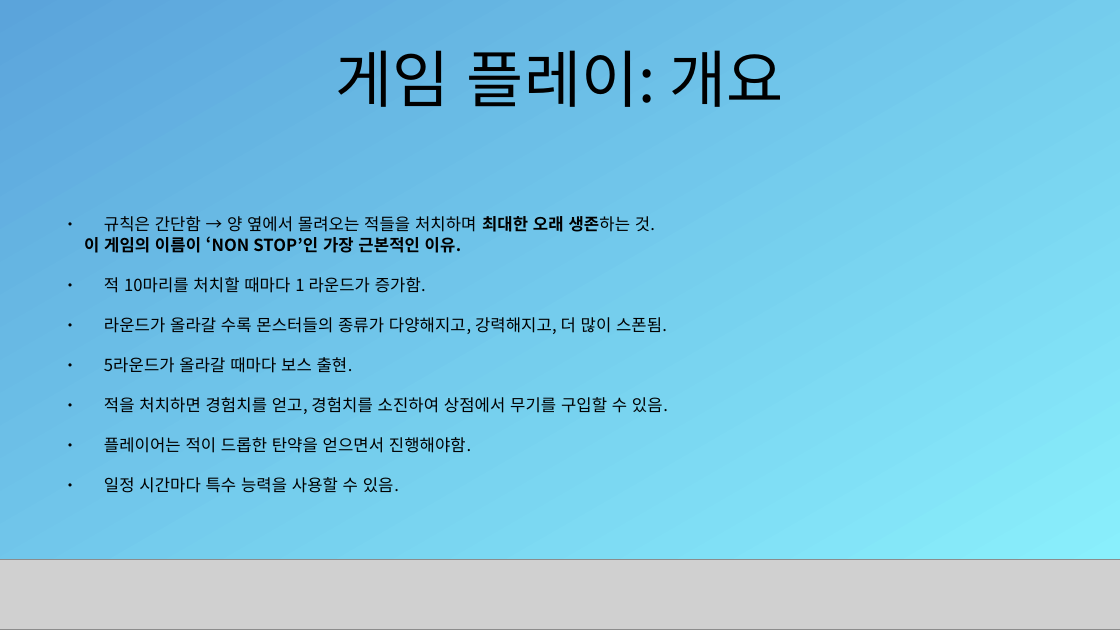
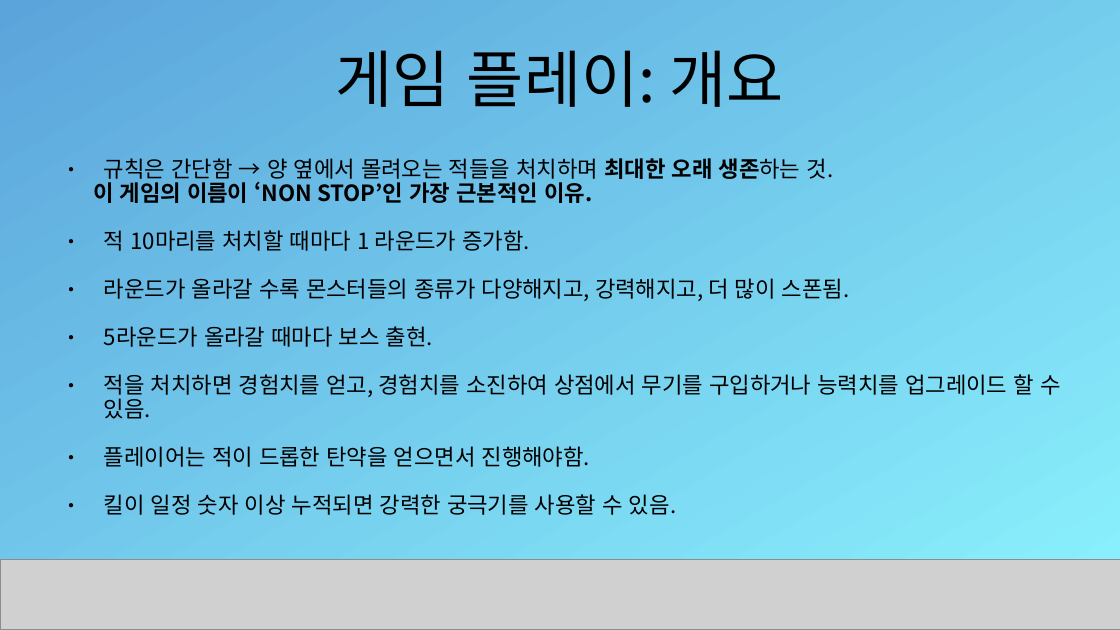
Before and after one commit to TU-PJY/NON_STOP_2, a slide deck: slide 3 of 2D 게임 프로그래밍 1차 발표.pptx. Drawn at 1120x630 pixels with LibreOffice and Linux fonts; fonts in the diff are those of the drawing; grey boxes stand for pictures. Boxes give left, top, right and bottom in pixels: in the first picture for what was removed or moved away, otherwise in the second. Text is boxed around its words. In the diff, an @@ line names an element or a change of style, - is before the commit and + after.

```diff
--- a/2D 게임 프로그래밍 1차 발표.pptx
+++ b/2D 게임 프로그래밍 1차 발표.pptx
@@ text "규칙은 간단함 → 양 옆에서 ...": place and size @@
-text "규칙은 간단함 → 양 옆에서 ..." at (84, 216, 668, 493)
+text "규칙은 간단함 → 양 옆에서 ..." at (93, 158, 1060, 515)
@@ text at (93, 158, 849, 467): size 11.8 to 15.7 pt in "규칙은 간단함 → 양 옆에서 몰려오는 적들을 ...", "이 게임의 이름이 ‘NON STOP’인 가장 근본적인 ...", "적 10마리를 처치할 때마다 1 라운드가 증가함.", "라운드가 올라갈 수록 몬스터들의 종류가 다양해지고, 강력해지고, ..." and 2 more places; line spacing 1 to 0.9 @@
@@ text at (104, 374, 1060, 419): text changed; size 11.8 to 15.7 pt @@
-● 적을 처치하면 경험치를 얻고, 경험치를 소진하여 상점에서 무기를 구입할 수 있음.
+● 적을 처치하면 경험치를 얻고, 경험치를 소진하여 상점에서 무기를 구입하거나 능력치를 업그레이드 할 수 있음.
@@ text at (104, 494, 676, 515): text changed; size 11.8 to 15.7 pt @@
-● 일정 시간마다 특수 능력을 사용할 수 있음.
+● 킬이 일정 숫자 이상 누적되면 강력한 궁극기를 사용할 수 있음.
```
Also in this commit, not shown: 2 other slides changed, 1 other file.
